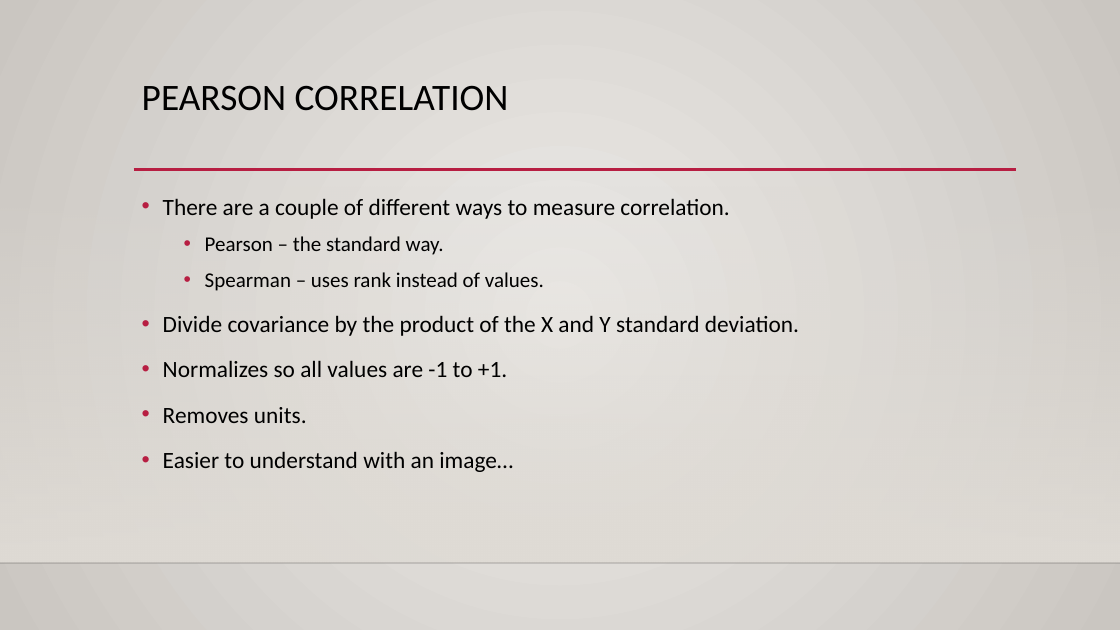
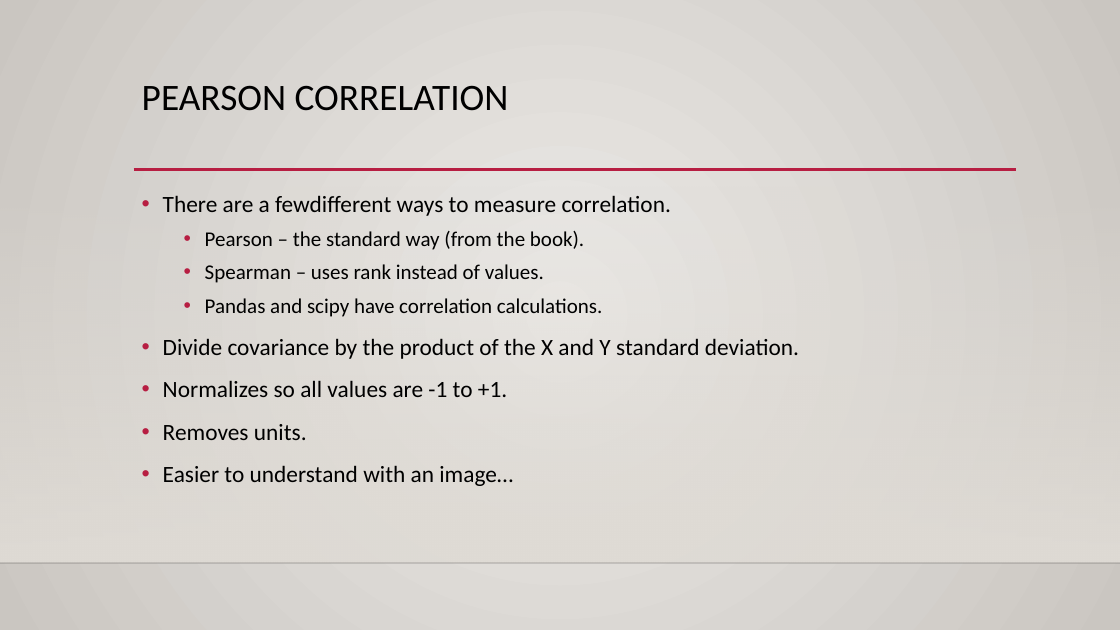
Before and after one commit to AkeemSemper/Basic_Stats_in_Python_Student_Workbooks, a slide deck: slide 13 of reference_material/slides/011_Correlation_Scatter.pptx (slide 9 before the commit). Drawn at 1120x630 pixels with LibreOffice and Linux fonts; fonts in the diff are those of the drawing; background and template pictures are left out. Boxes give left, top, right and bottom in pixels: in the first picture for what was removed or moved away, otherwise in the second. Text is boxed around its words. In the diff, an @@ line names an element or a change of style, - is before the commit and + after.

```diff
--- a/reference_material/slides/011_Correlation_Scatter.pptx
+++ b/reference_material/slides/011_Correlation_Scatter.pptx
@@ text at (x1=163, y1=195, x2=671, y2=250): text changed @@
-• There are a couple of different ways to measure correlation.
-  • Pearson – the standard way.
+• There are a fewdifferent ways to measure correlation.
+  • Pearson – the standard way (from the book).
@@ text at (x1=163, y1=264, x2=799, y2=486): line spacing 1.2 to 1.1 @@
@@ text at (x1=205, y1=298, x2=602, y2=317): paragraph added @@
+  • Pandas and scipy have correlation calculations.
```
Also in this commit, not shown: 10 other slides changed, 6 slides added, 33 other files.
